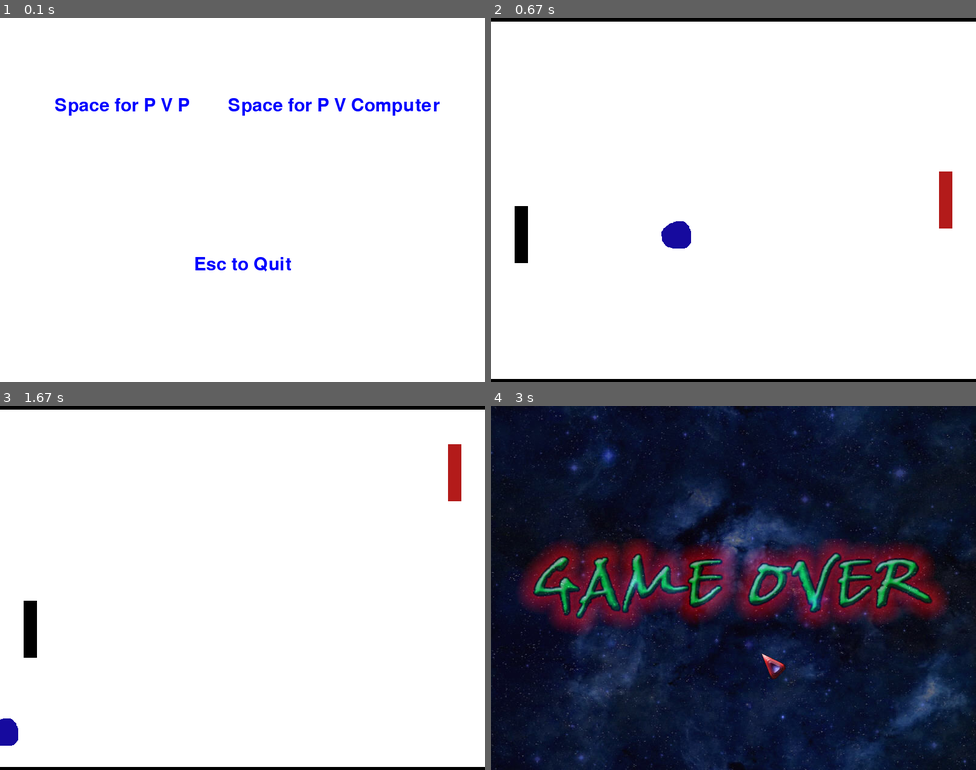
Above: before the commit, frames 1-4 (two rows, left to right).
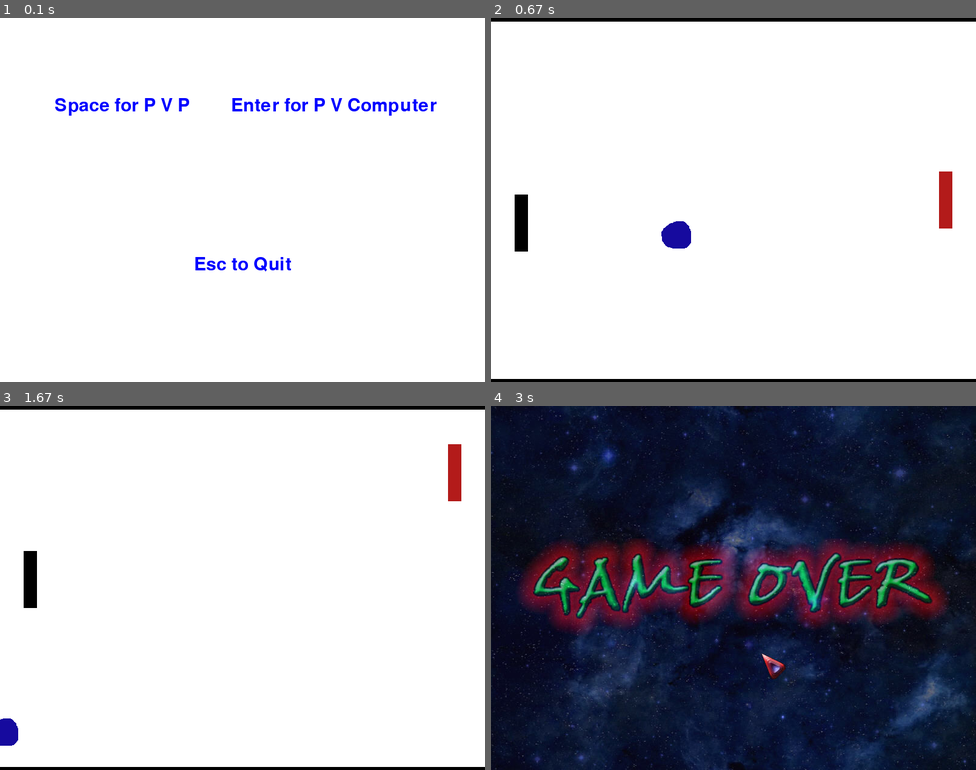
Above: after the commit, the same moments.

Repository: snthebeast03/Pong-Game
Game: pygame game, started from pong game new.py
Two runs of this game, one before a commit and one after it. Both use one fixed random seed, a clock stepped at 60 frames per second and the inputs below.
Inputs:
- Up to frame 1 (0.1 s): no input
- Up to frame 2 (0.67 s): tap Enter at 0.33 s
- Up to frame 3 (1.67 s): tap S at 0.67 s; hold Up 1-1.47 s; hold W 1-1.47 s; hold Down from 1.5 s (still down); hold S from 1.5 s (still down); tap Space at 1.57 s
- Up to frame 4 (3 s): release Down at 1.8 s; release S at 1.8 s

The runs differ from the first frame. In frame 1, 0.9% of the frame differs, in the area x 47-91%, y 22-27%; in frame 2, 0.2%; in frame 3, 0.8%; in frame 4, nothing differs.

Commit message:
Improved PVE mode

Diff:
--- a/pong game new.py
+++ b/pong game new.py
@@ -20,7 +20,7 @@
 screen = pygame.display.set_mode((800, 600))
 screen.fill(WHITE)
 end_game_screen = pygame.image.load("gameover.jpeg")
-splash_screen = pygame.image.load("splash screen.png")
+#splash_screen = pygame.image.load("splash screen.png")
 bigfont = pygame.font.Font('freesansbold.ttf', 30)
 smallfont = pygame.font.Font('freesansbold.ttf', 20)
 
@@ -42,11 +42,6 @@
                 self.rect.move_ip(0, -1*paddle_speed)
             if pressed_keys[K_s]:
                 self.rect.move_ip(0, paddle_speed)
-    def ai(self):
-        if updown > 0:
-            self.rect.move_ip(0, (paddle_speed-7))
-        if updown < 0:
-            self.rect.move_ip(0, -1*(paddle_speed-7))
 class Walls(pygame.sprite.Sprite):
     def __init__(self, pos):
         super().__init__()
@@ -106,7 +101,7 @@
         pvp_rect = pvp.get_rect()
         pvp_rect.center = (201, 145)
 
-        pve = bigfont.render('Space for P V Computer', True, BLUE)
+        pve = bigfont.render('Enter for P V Computer', True, BLUE)
         pve_rect = pve.get_rect()
         pve_rect.center = (551, 145)
 
@@ -171,8 +166,14 @@
         for entity in all_sprites:
             screen.blit(entity.image, entity.rect)
             entity.move()
-            if entity == blackplayer:
-                entity.ai()
+
+        global paddley, bally
+        paddley = blackplayer.rect.center[1]
+        bally = ball.rect.center[1]
+        if bally > paddley:
+            blackplayer.rect.move_ip(0, (paddle_speed-8))
+        if bally < paddley:
+            blackplayer.rect.move_ip(0, -1*(paddle_speed-8))
         if ball.rect.colliderect(redplayer.rect) or ball.rect.colliderect(blackplayer.rect):
             if red == 1:
                 red = 0
@@ -202,7 +203,7 @@
 
         if round(time.time()-start_time)>1 and int(time.time()-start_time) % i == 0:
             ball_speed += 1
-            paddle_speed += 1
+            paddle_speed += 0.5
             i=i+20
 
 
